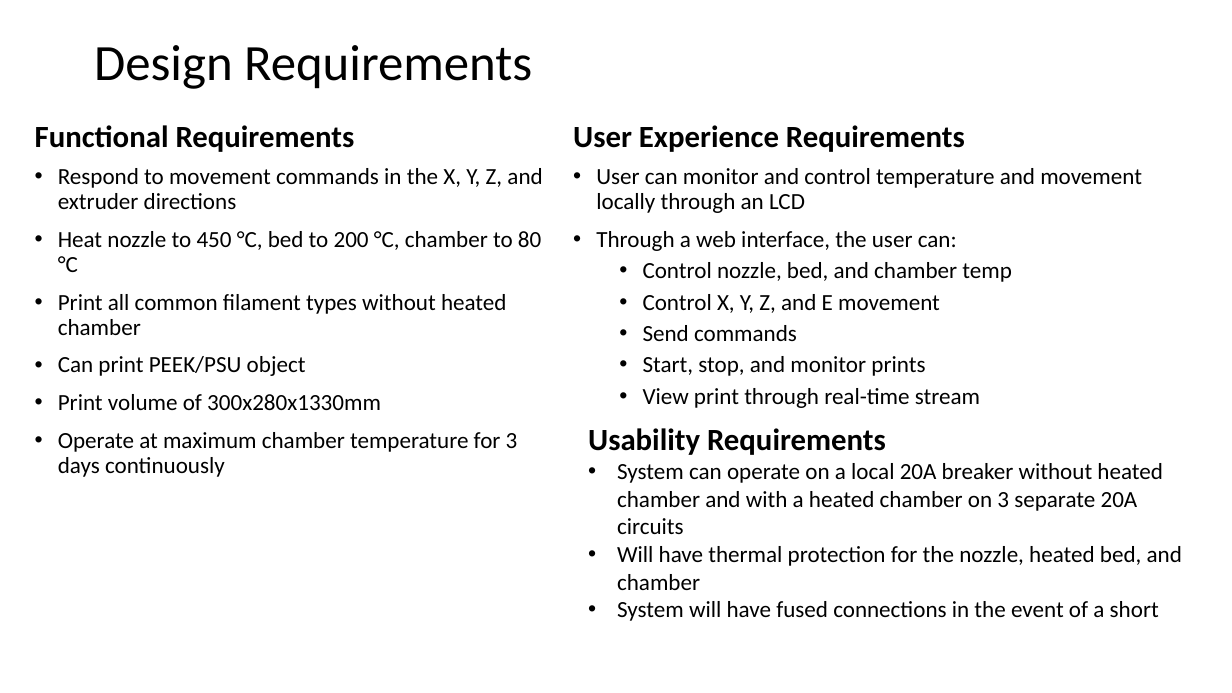
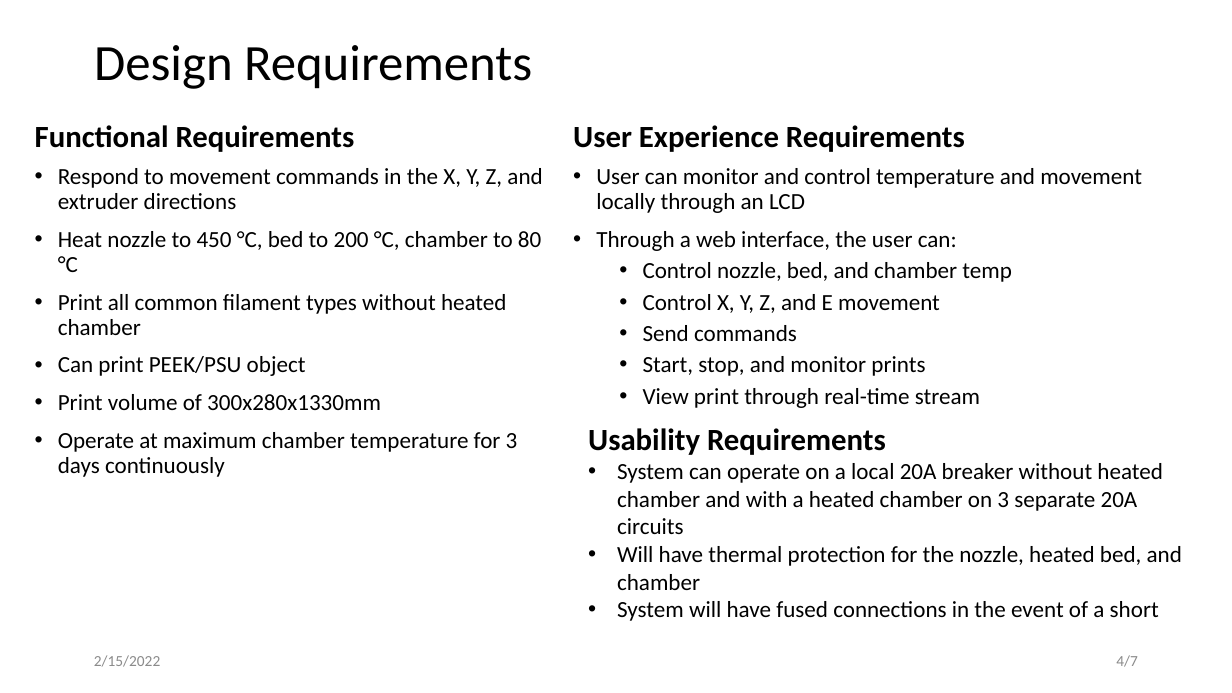
Before and after one commit to jfcbooth/3d_printer, a slide deck: slide 4 of reports/preliminary_design_report.pptx. Drawn at 1232x693 pixels with LibreOffice and Linux fonts; fonts in the diff are those of the drawing. Boxes give left, top, right and bottom in pixels: in the first picture for what was removed or moved away, otherwise in the second. Text is boxed around its words. In the diff, an @@ line names an element or a change of style, - is before the commit and + after.

```diff
--- a/reports/preliminary_design_report.pptx
+++ b/reports/preliminary_design_report.pptx
@@ text added at [94,655,160,667], 12 pt, text #8C8C8C @@
+2/15/2022
@@ page number added at [1116,655,1138,667], 12 pt, text #8C8C8C @@
+4/7
```
Also in this commit, not shown: 4 other slides changed, 1 slide added, 1 slide removed, 3 other files.
